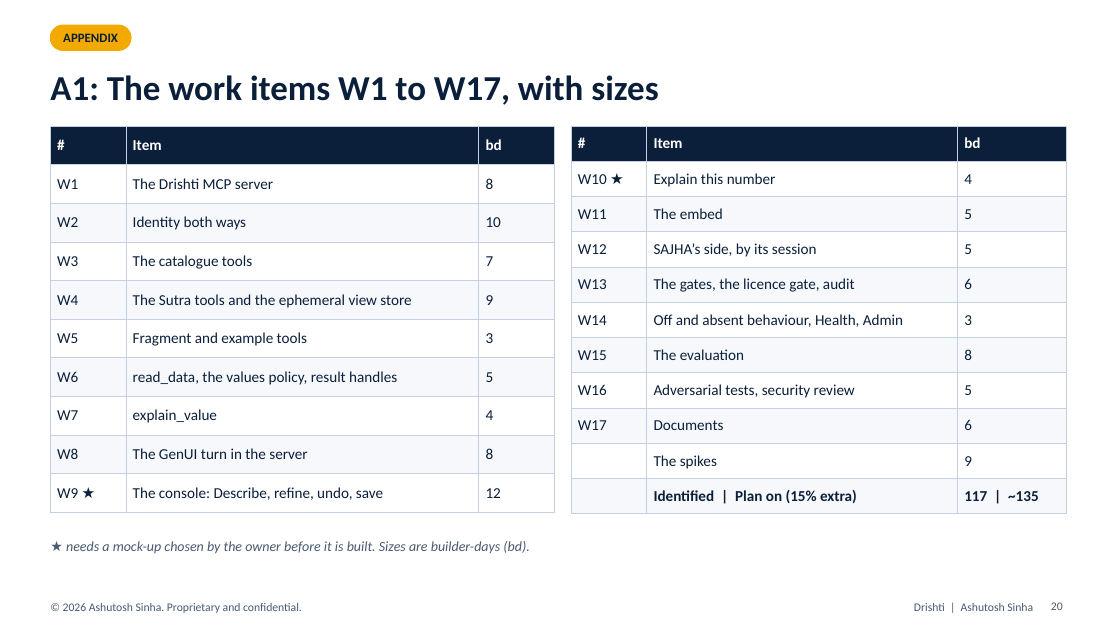
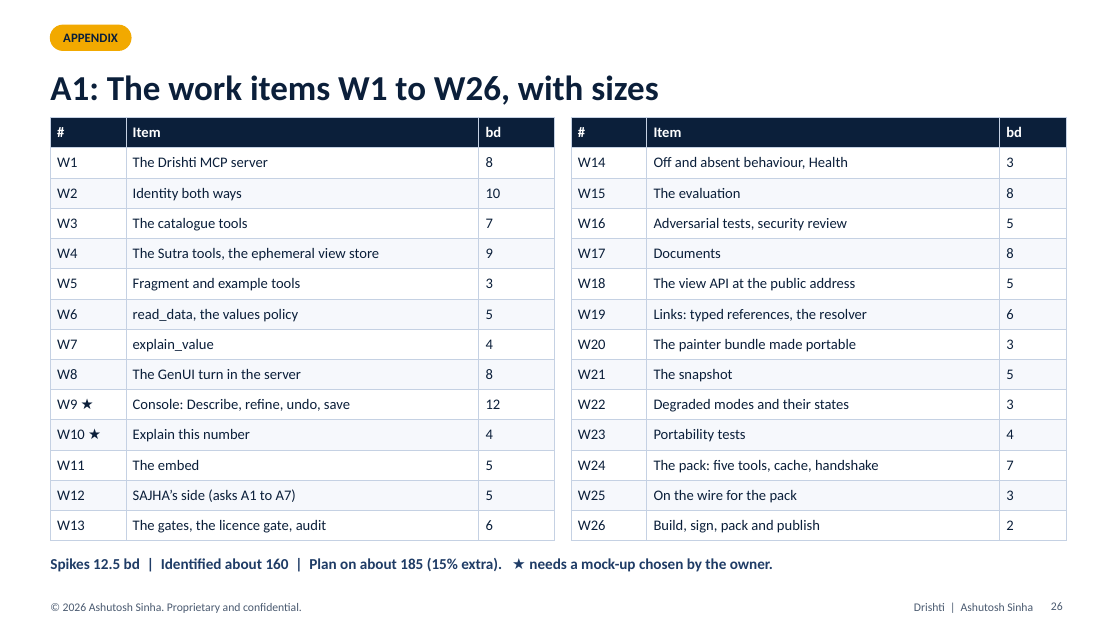
Before and after one commit to ajsinha/drishti, a slide deck: slide 26 of docs/plans/I9_GENUI_SAJHA.pptx (slide 20 before the commit). Drawn at 1120x630 pixels with LibreOffice and Linux fonts; fonts in the diff are those of the drawing. Boxes give left, top, right and bottom in pixels: in the first picture for what was removed or moved away, otherwise in the second. Text is boxed around its words. In the diff, an @@ line names an element or a change of style, - is before the commit and + after.

Commit message:
i9 GenUI deck rebuilt from the amended outline: tool pack, portable views, GD1-GD22 with status (40 slides)

```diff
--- a/docs/plans/I9_GENUI_SAJHA.pptx
+++ b/docs/plans/I9_GENUI_SAJHA.pptx
@@ title at (50,75,658,105): text changed @@
-A1: The work items W1 to W17, with sizes
+A1: The work items W1 to W26, with sizes
@@ table at (50,118,555,537) @@
-row 5, column 2: The Sutra tools and the ephemeral view store
+row 5, column 2: The Sutra tools, the ephemeral view store
-row 7, column 2: read_data, the values policy, result handles
+row 7, column 2: read_data, the values policy
-row 10: W9 ★ | The console: Describe, refine, undo, save | 12
+row 10: W9 ★ | Console: Describe, refine, undo, save | 12
+row 11: W10 ★ | Explain this number | 4
+row 12: W11 | The embed | 5
+row 13: W12 | SAJHA’s side (asks A1 to A7) | 5
+row 14: W13 | The gates, the licence gate, audit | 6
@@ table: place and size @@
-table at (50,126,555,504)
+table at (50,118,555,537)
@@ table at (571,118,1067,537) @@
-row 2: W10 ★ | Explain this number | 4
-row 3: W11 | The embed | 5
-row 4: W12 | SAJHA’s side, by its session | 5
-row 5: W13 | The gates, the licence gate, audit | 6
-row 6: W14 | Off and absent behaviour, Health, Admin | 3
+row 2: W14 | Off and absent behaviour, Health | 3
-row 9: W17 | Documents | 6
-row 10:  | The spikes | 9
-row 11:  | Identified | Plan on (15% extra) | 117 | ~135
+row 5: W17 | Documents | 8
+row 6: W18 | The view API at the public address | 5
+row 7: W19 | Links: typed references, the resolver | 6
+row 8: W20 | The painter bundle made portable | 3
+row 9: W21 | The snapshot | 5
+row 10: W22 | Degraded modes and their states | 3
+row 11: W23 | Portability tests | 4
+row 12: W24 | The pack: five tools, cache, handshake | 7
+row 13: W25 | On the wire for the pack | 3
+row 14: W26 | Build, sign, pack and publish | 2
@@ table: place and size @@
-table at (571,126,1067,507)
+table at (571,118,1067,537)
@@ text at (50,558,773,572): text changed; size 12 to 13 pt; text colour #4A5A70 to #1F3C66; bold on; italic off @@
-★ needs a mock-up chosen by the owner before it is built. Sizes are builder-days (bd).
+Spikes 12.5 bd | Identified about 160 | Plan on about 185 (15% extra). ★ needs a mock-up chosen by the owner.
@@ page number at (1051,602,1063,610): text changed @@
-20
+26
```
Also in this commit, not shown: 19 other slides changed, 14 slides added.
